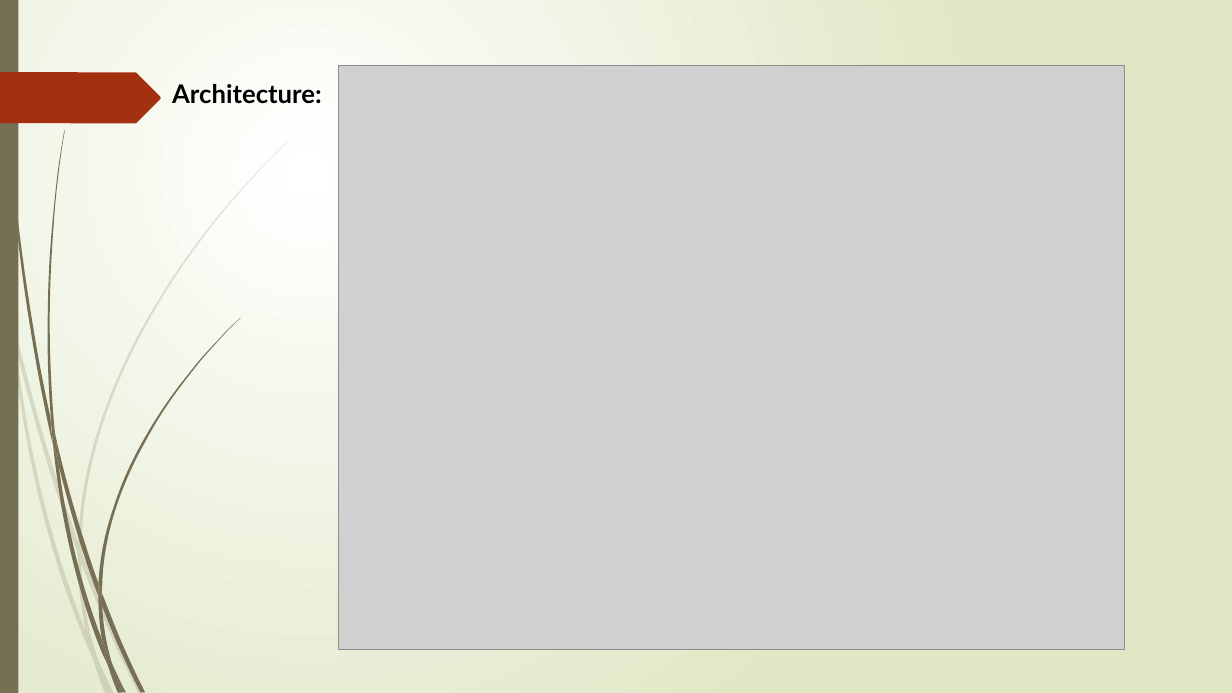
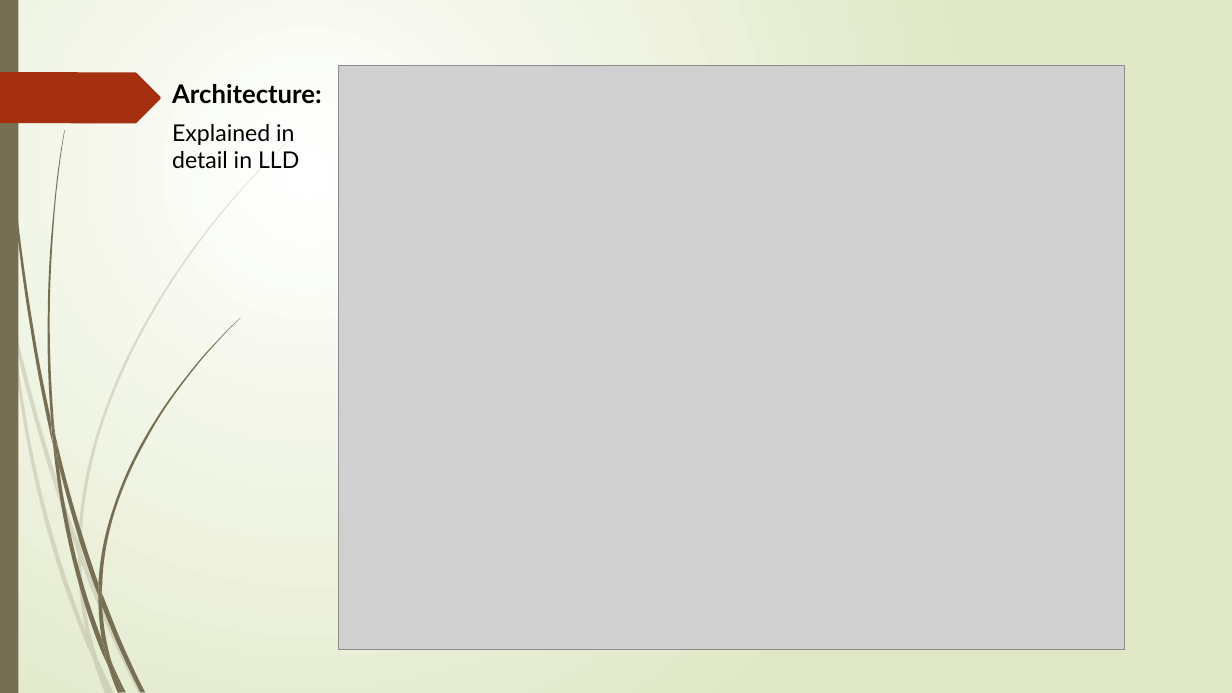
Before and after one commit to ShubhamOulkar/Video-Conferencing-Web-App, a slide deck: slide 7 of report_folder/detail_project_report.pptx (slide 6 before the commit). Drawn at 1232x693 pixels with LibreOffice and Linux fonts; fonts in the diff are those of the drawing; grey boxes stand for pictures. Boxes give left, top, right and bottom in pixels: in the first picture for what was removed or moved away, otherwise in the second. Text is boxed around its words. In the diff, an @@ line names an element or a change of style, - is before the commit and + after.

```diff
--- a/report_folder/detail_project_report.pptx
+++ b/report_folder/detail_project_report.pptx
@@ text added at [172,124,299,168], 18 pt, text #000000 @@
+Explained in detail in LLD
```
Also in this commit, not shown: 3 other slides changed, 9 slides added, 4 slides removed, 30 other files.
